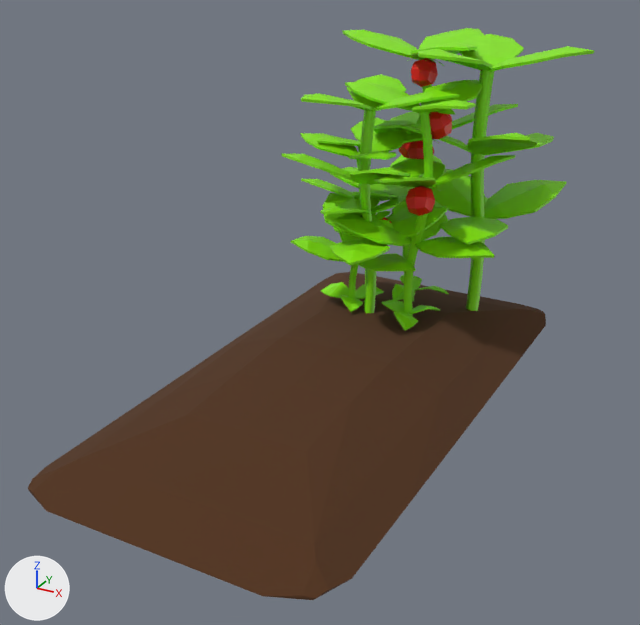
Two versions of the Blender file Assets/Master/Blender/proto_aniGarden.blend, one commit apart.
Rendered twice from a 50 mm lens placed at (2.51, -5.76, 2.9), pointed at (-0.34, -0.57, 0.31). Lighting does not change. The marker at lower left points along +X, +Y and +Z.

In view in the first picture: 'msh_protoCrop1', 'msh_protoCrop2', 'msh_protoCrop3', 'msh_soilBed'.
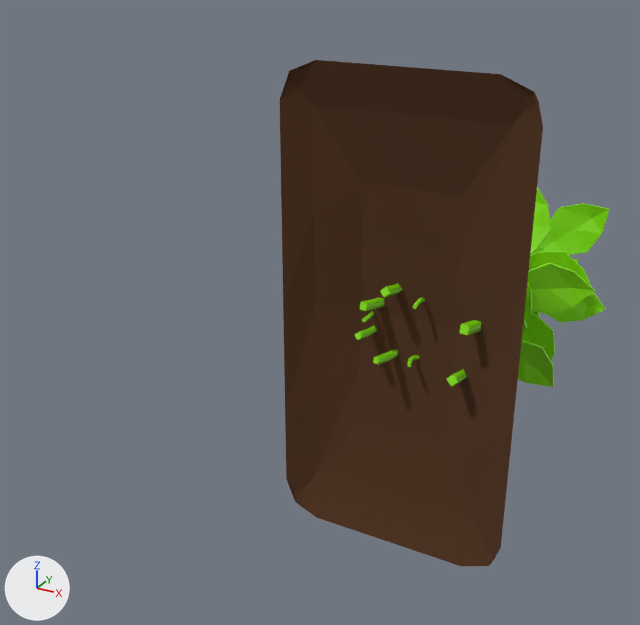
Where the newer file only moved an object's origin or applied its transform, the numbers keep the older frame.

Edits to the bpy script that builds the scene:
```text
Change me_plane_006:
    where me_plane_006.from_pydata(...)  # 468 vertices, 456 faces; spans x -4.1..4.69, y -4.32..5.17, z -0.55..4.96
    used by ob_msh_protocrop1; location = (0.0, 0.0, 0.0); rotation_euler = (0.0, -0.409, -3.971), in degrees (0, -23, -228); scale = (0.1, 0.1, 0.1)
    me_plane_006 part 1: the whole mesh is multiplied about its middle by the matrix ((-0.3, -0.397, 0.867), (-0.945, 0.0, -0.327), (0.13, -0.918, -0.375)), then moved by (2.04, -2.1, -3.68)
Change me_plane:
    where me_plane.from_pydata(...)  # 63 vertices, 44 faces; spans x -1.0..1.0, y -2.0..2.0, z 0.0..0.29
    used by ob_msh_soilbed; location = (0.0, -1.0, 0.0)
    me_plane part 2: the whole mesh is turned -90 degrees about the x axis through the mesh origin
Change me_béziercurve_001:
    where me_béziercurve_001.from_pydata(...)  # 774 vertices, 804 faces; spans x -2.48..0.02, y -1.0..1.1, z -0.89..1.37
    used by ob_msh_protocrop2; location = (0.0, 0.0, 0.0); rotation_euler = (0.0, 1.571, 0.0), in degrees (0, 90, 0); scale = (0.87, 0.87, 0.87)
    me_béziercurve_001 part 3: the whole mesh is turned -90 degrees about the z axis through the mesh origin
Change me_béziercurve_004:
    where me_béziercurve_004.from_pydata(...)  # 1128 vertices, 1092 faces; spans x -2.48..0.02, y -1.0..1.1, z -0.89..1.37
    used by ob_msh_protocrop3; location = (0.0, 0.0, 0.0); rotation_euler = (-1.197, 1.571, 0.0), in degrees (-69, 90, 0); scale = (0.87, 0.87, 0.87)
    me_béziercurve_004 part 4: the whole mesh is multiplied about the mesh origin by the matrix ((0.0, 0.707, -0.707), (-0.365, -0.658, -0.658), (-0.931, 0.258, 0.258))
Change ob_msh_soilbed:
    ob_msh_soilbed.location: (0.0, -1.0, 0.0) -> (0.0, 0.0, 0.0)
```

Changed parts and their boxes [x1, y1, x2, y2] in the pictures (640 x 625 px; the box of a moved part takes in the faces that stretch with it):
'msh_soilBed', mesh turned, moved: before [28, 272, 546, 600]; after [280, 60, 543, 567]
'msh_protoCrop3', reshaped (10% wider, 39% shorter): before [291, 28, 518, 317]; after [360, 187, 609, 364]
'msh_protoCrop2', mesh turned: before [282, 34, 595, 314]; after [355, 259, 605, 387]
part 1 of me_plane_006, moved or reshaped: before [321, 275, 449, 331]; after [362, 297, 425, 367]
